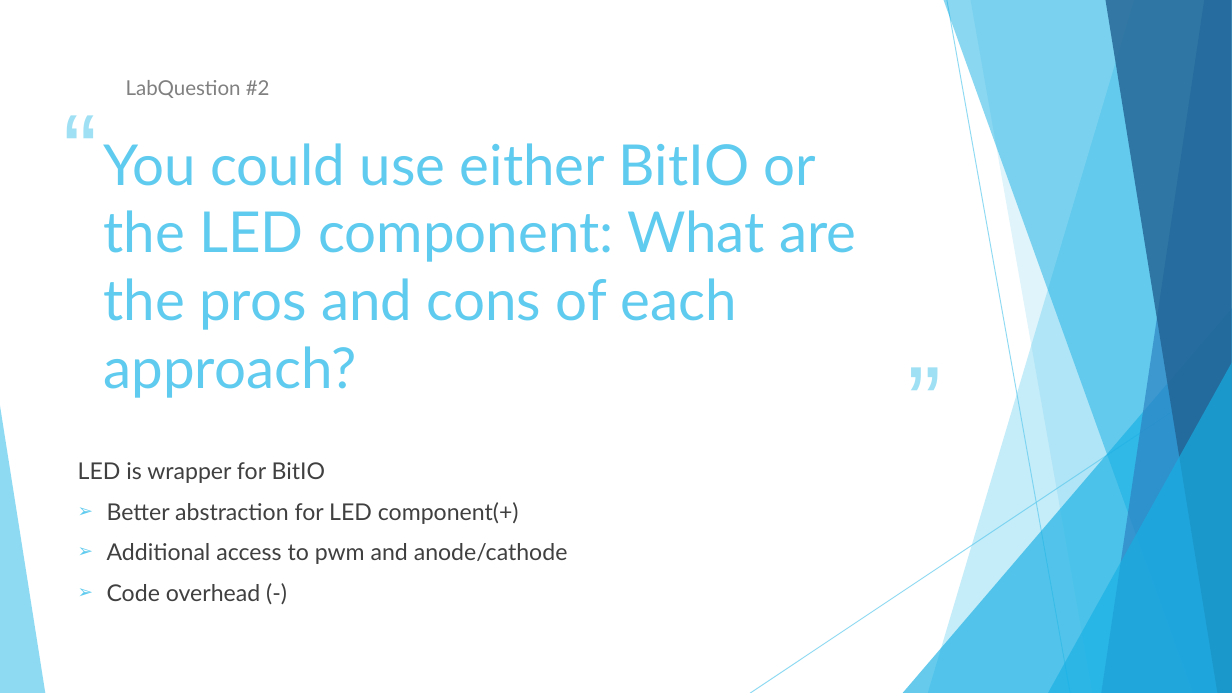
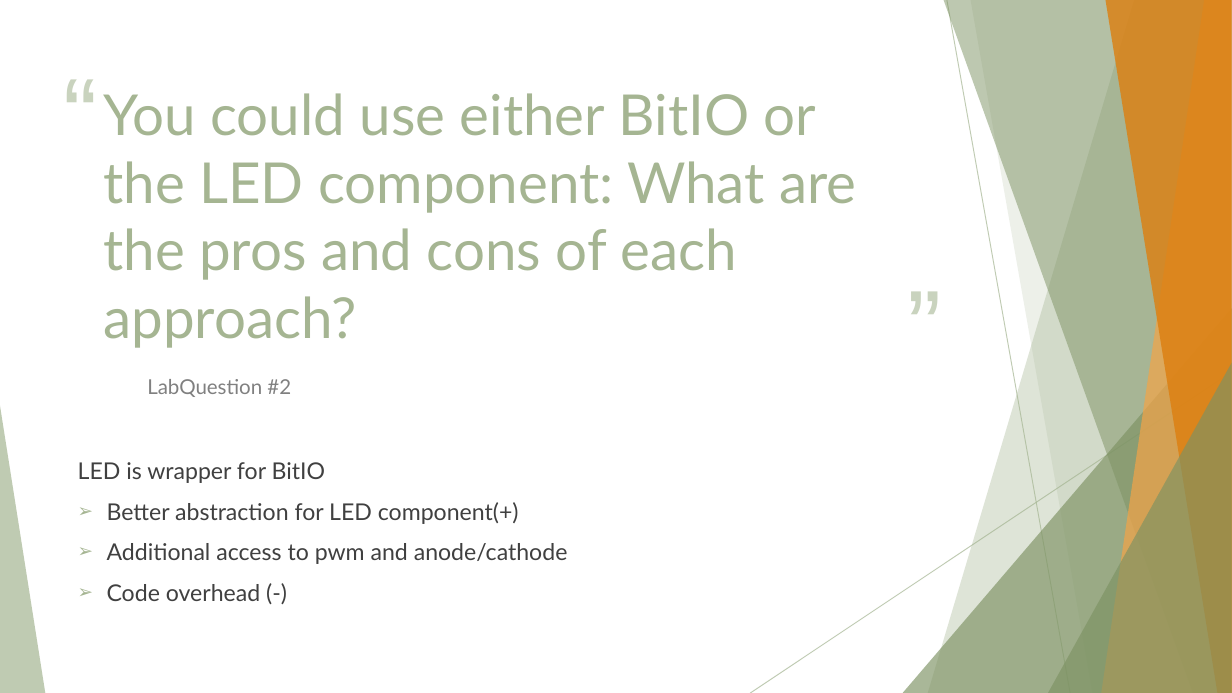
Before and after one commit to Floopy-Doo/INTRO_TrailAndError, a slide deck: slide 10 of Recap_System_Realtime_ProcessorExpert.pptx. Drawn at 1232x693 pixels with LibreOffice and Linux fonts; fonts in the diff are those of the drawing. Boxes give left, top, right and bottom in pixels: in the first picture for what was removed or moved away, otherwise in the second. Text is boxed around its words. In the diff, an @@ line names an element or a change of style, - is before the commit and + after.

```diff
--- a/Recap_System_Realtime_ProcessorExpert.pptx
+++ b/Recap_System_Realtime_ProcessorExpert.pptx
@@ freeform shape at [928, 0, 1232, 693]: fill #5FCBEF at 36% opacity to #A5B592 at 36% opacity @@
@@ freeform shape at [944, 0, 1232, 693]: fill #17B0E4 at 50% opacity to #7D9263 at 50% opacity @@
@@ line (947, 0) - (1070, 693): stroke #5FCBEF 0.75 pt to #A5B592 0.75 pt @@
@@ freeform shape at [970, 0, 1232, 693]: fill #5FCBEF at 20% opacity to #A5B592 at 20% opacity @@
@@ freeform shape at [1102, 0, 1232, 693]: fill #2E83C3 at 70% opacity to #F3A447 at 70% opacity @@
@@ freeform shape at [1105, 0, 1232, 693]: fill #226292 at 80% opacity to #DD7E0E at 80% opacity @@
@@ text "“": place and size @@
-text "“" at [55, 116, 116, 176]
+text "“" at [55, 79, 116, 139]
@@ text "“" at [55, 79, 116, 139]: text colour #9FE0F5 to #C9D3BE @@
@@ title "You could use either BitIO ...": place and size @@
-title "You could use either BitIO ..." at [103, 143, 856, 398]
+title "You could use either BitIO ..." at [103, 93, 856, 348]
@@ title "You could use either BitIO ..." at [103, 93, 856, 348]: text colour #5FCBEF to #A5B592 @@
@@ text "”" at [899, 292, 961, 351]: text colour #9FE0F5 to #C9D3BE @@
@@ text "”": place and size @@
-text "”" at [899, 368, 961, 427]
+text "”" at [899, 292, 961, 351]
@@ triangle at [903, 308, 1232, 693]: fill #17B0E4 at 66% opacity to #7D9263 at 66% opacity @@
@@ text "LabQuestion #2": place and size @@
-text "LabQuestion #2" at [126, 80, 270, 98]
+text "LabQuestion #2" at [147, 379, 291, 397]
@@ line (1232, 372) - (750, 693): stroke #5FCBEF 0.75 pt to #A5B592 0.75 pt @@
@@ triangle at [1048, 363, 1232, 693]: fill #17B0E4 at 66% opacity to #7D9263 at 66% opacity @@
@@ triangle at [0, 406, 45, 693]: fill #5FCBEF at 70% opacity to #A5B592 at 70% opacity @@
```
Also in this commit, not shown: 12 other slides changed.
